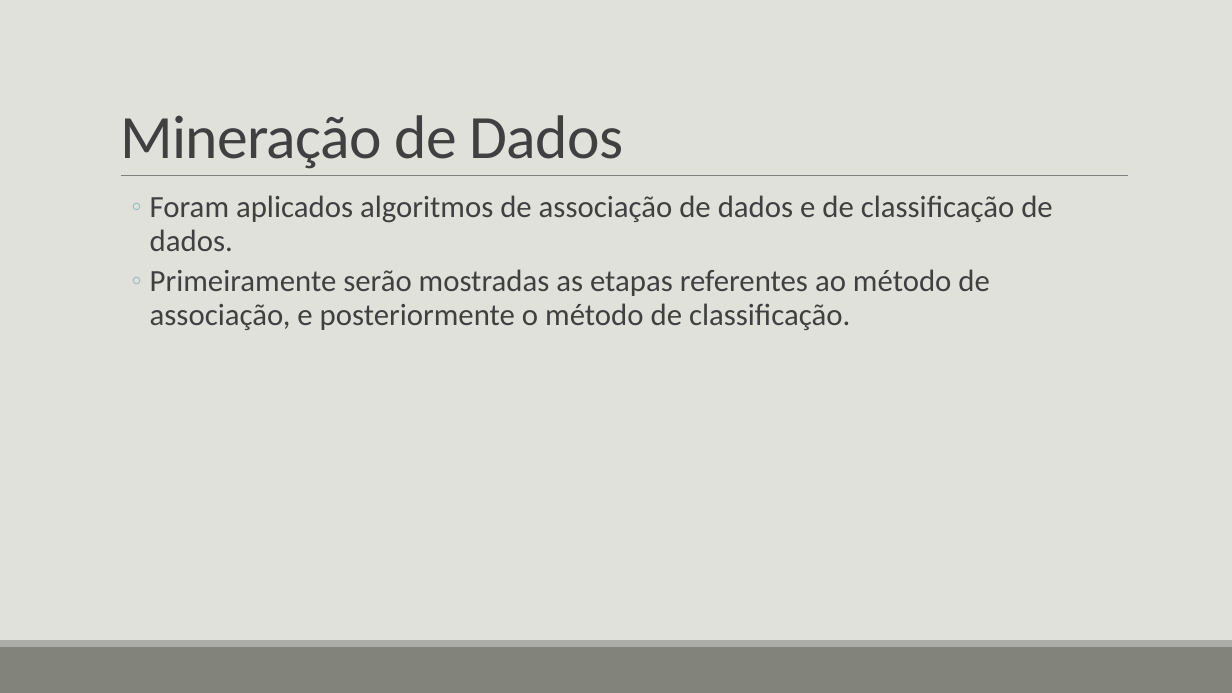
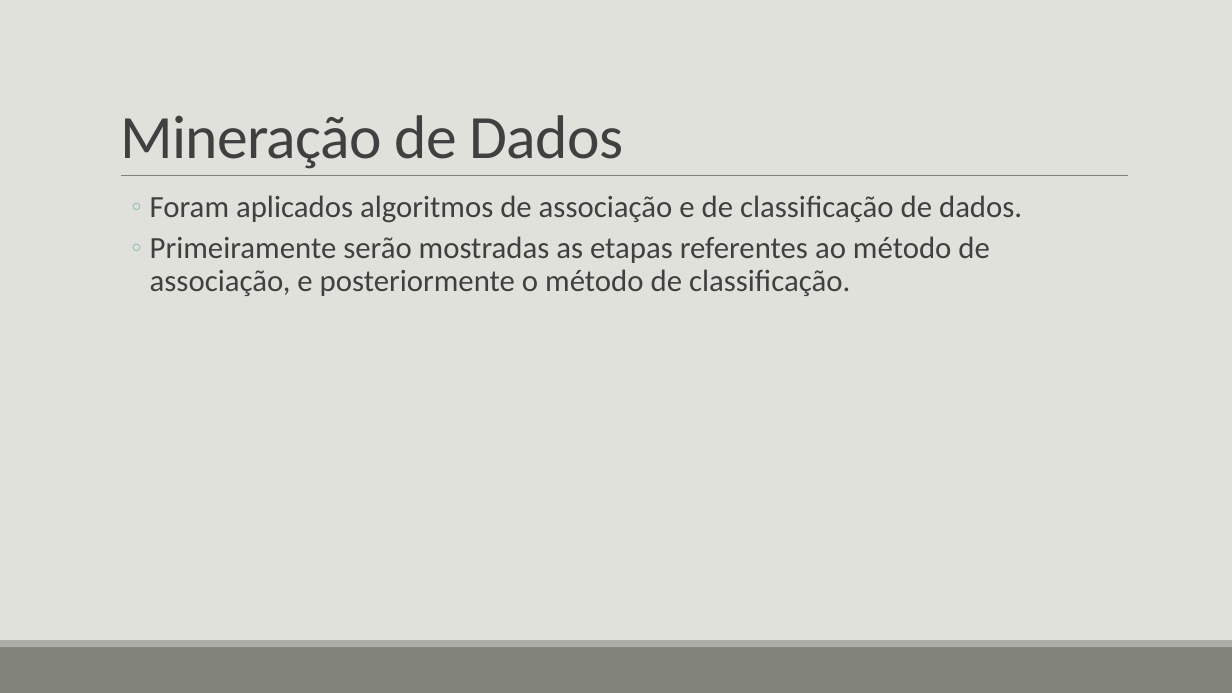
Before and after one commit to gvheisler/KDD-COVID-19, a slide deck: slide 11 of presentation/presentation.pptx. Drawn at 1232x693 pixels with LibreOffice and Linux fonts; fonts in the diff are those of the drawing. Boxes give left, top, right and bottom in pixels: in the first picture for what was removed or moved away, otherwise in the second. Text is boxed around its words. In the diff, an @@ line names an element or a change of style, - is before the commit and + after.

```diff
--- a/presentation/presentation.pptx
+++ b/presentation/presentation.pptx
@@ text at (x1=150, y1=195, x2=1022, y2=223): text changed @@
-  ◦ Foram aplicados algoritmos de associação de dados e de classificação de dados.
+  ◦ Foram aplicados algoritmos de associação e de classificação de dados.
```
Also in this commit, not shown: 2 other slides changed, 14 slides added, 8 other files.
